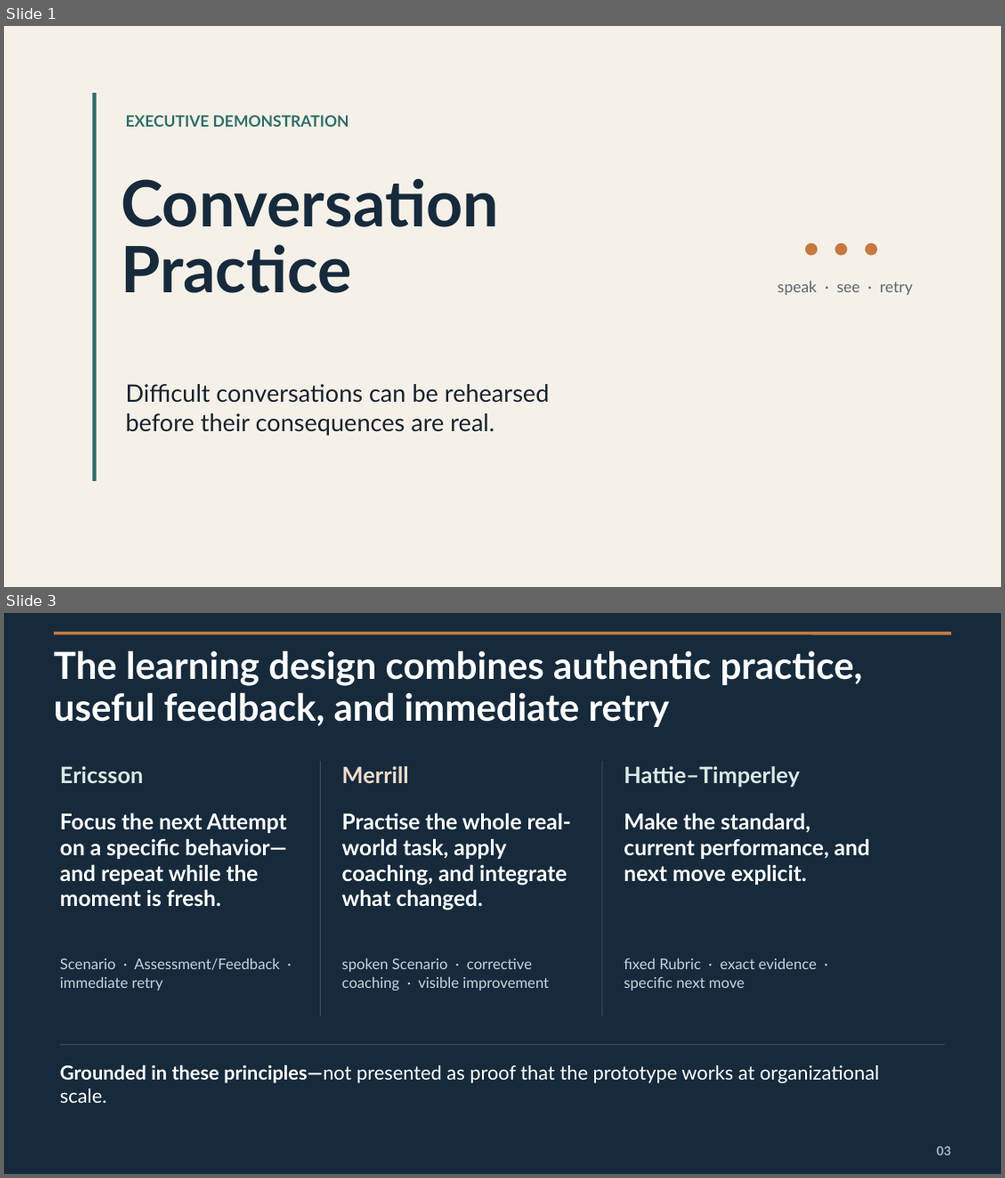
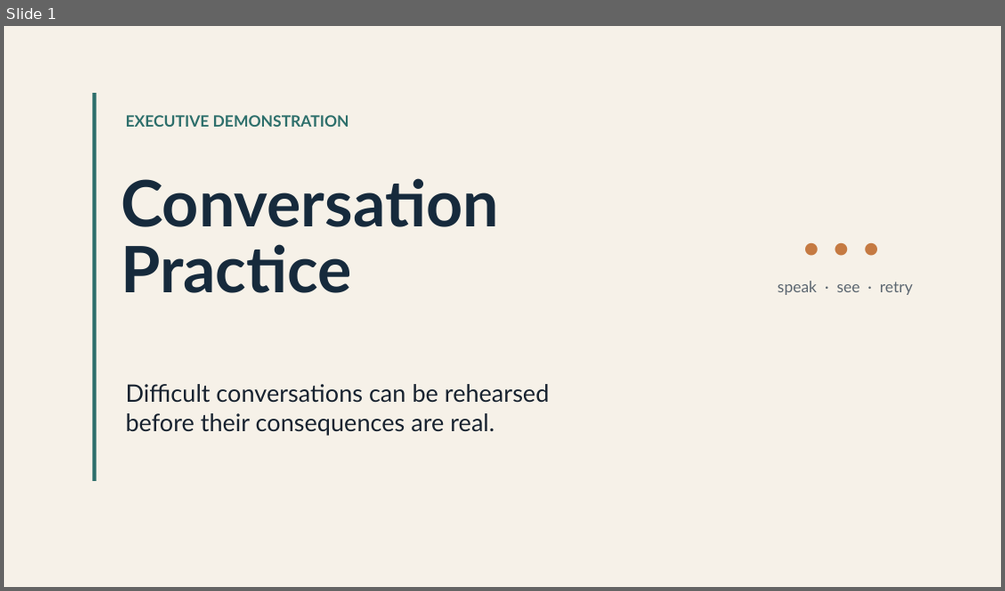
Before and after one commit to Peeb-Dalpeeb/conversation_practice, a slide deck: Conversation-Practice-Executive-Demo.pptx. Shown one above the other, each under a label of ours: slides 1 and 3 before the commit, slide 1 after it; the slides between them are not shown. The pictures are 1005x1178 and 1005x591 pixels, drawn with LibreOffice and Linux fonts; fonts in the diff are those of the drawing. Boxes give left, top, right and bottom in pixels: in the first picture for what was removed or moved away, otherwise in the second. Text is boxed around its words. In the diff, an @@ line names an element or a change of style, - is before the commit and + after.

```diff
--- a/Conversation-Practice-Executive-Demo.pptx
+++ b/Conversation-Practice-Executive-Demo.pptx
@@ slide 3 removed at (4, 613, 1001, 1174), background #162A3C @@
@@ line removed from (54, 633) to (952, 633) @@
@@ text removed at (54, 650, 863, 727) @@
-The learning design combines authentic practice,
-useful feedback, and immediate retry
@@ text removed at (60, 766, 143, 783) @@
-Ericsson
@@ line removed from (320, 761) to (320, 1017) @@
@@ text removed at (342, 766, 409, 783) @@
-Merrill
@@ line removed from (602, 761) to (602, 1017) @@
@@ text removed at (623, 766, 800, 787) @@
-Hattie–Timperley
@@ text removed at (60, 812, 287, 907) @@
-Focus the next Attempt on a specific behavior—and repeat while the moment is fresh.
@@ text removed at (342, 812, 572, 910) @@
-Practise the whole real-world task, apply coaching, and integrate what changed.
@@ text removed at (623, 812, 870, 884) @@
-Make the standard, current performance, and next move explicit.
@@ text removed at (60, 957, 280, 990) @@
-Scenario · Assessment/Feedback · immediate retry
@@ text removed at (342, 957, 549, 990) @@
-spoken Scenario · corrective coaching · visible improvement
@@ text removed at (623, 957, 817, 990) @@
-fixed Rubric · exact evidence · specific next move
@@ line removed from (60, 1045) to (945, 1045) @@
@@ text removed at (60, 1064, 879, 1103) @@
-Grounded in these principles—not presented as proof that the prototype works at organizational scale.
@@ text removed at (937, 1146, 951, 1155) @@
-03
```
Also in this commit, not shown: 7 slides changed, 1 slide added.
